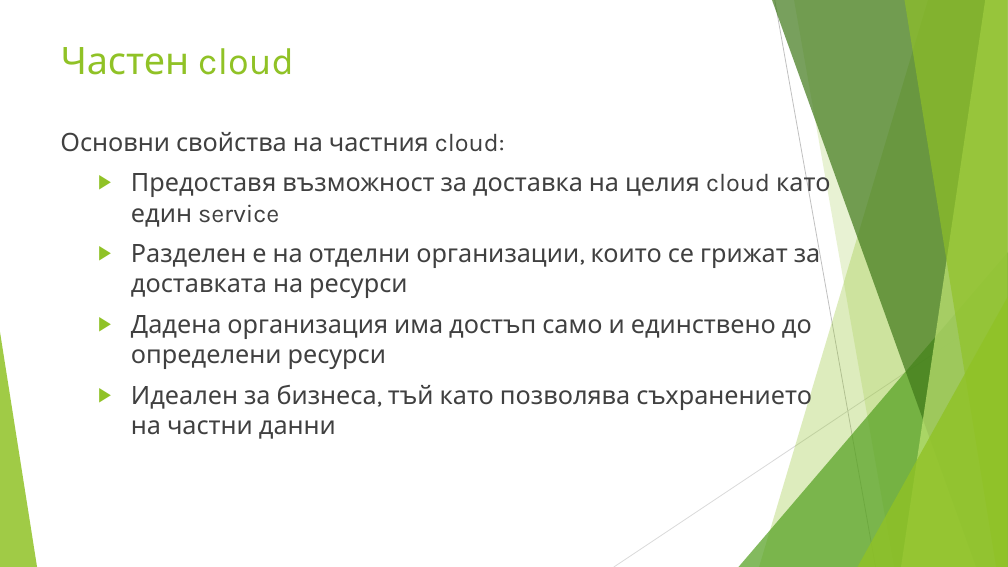
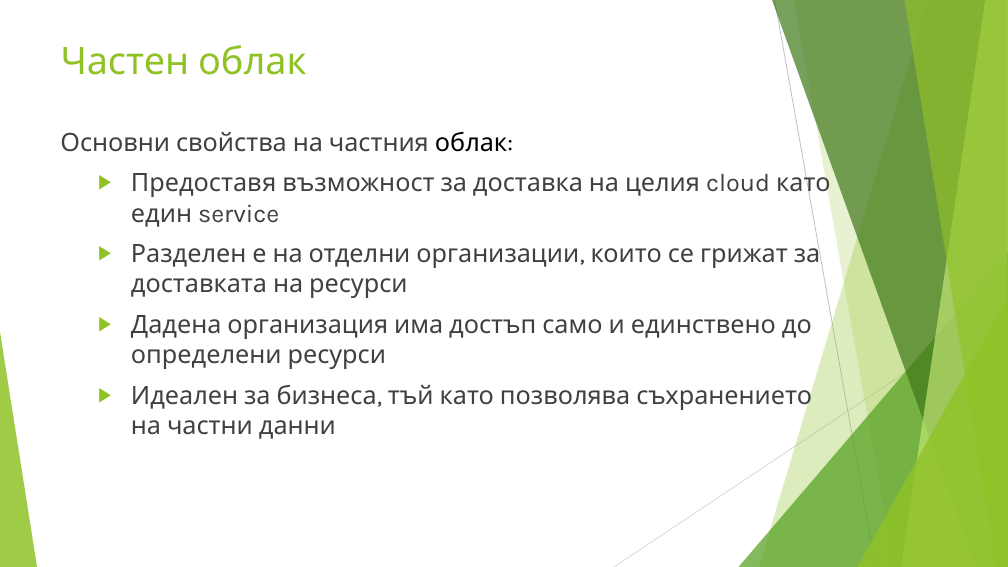
Before and after one commit to enchobelezirev/CloudComputing, a slide deck: slide 16 of CLOUD COMPUTING.pptx. Drawn at 1008x567 pixels with LibreOffice and Linux fonts; fonts in the diff are those of the drawing. Boxes give left, top, right and bottom in pixels: in the first picture for what was removed or moved away, otherwise in the second. Text is boxed around its words. In the diff, an @@ line names an element or a change of style, - is before the commit and + after.

```diff
--- a/CLOUD COMPUTING.pptx
+++ b/CLOUD COMPUTING.pptx
@@ text at <box>61,45,306,75</box>: text changed @@
-Частен cloud
+Частен облак
@@ text at <box>60,131,507,152</box>: text changed @@
-Основни свойства на частния cloud:
+Основни свойства на частния облак:
```
Also in this commit, not shown: 9 other slides changed, 5 other files.
